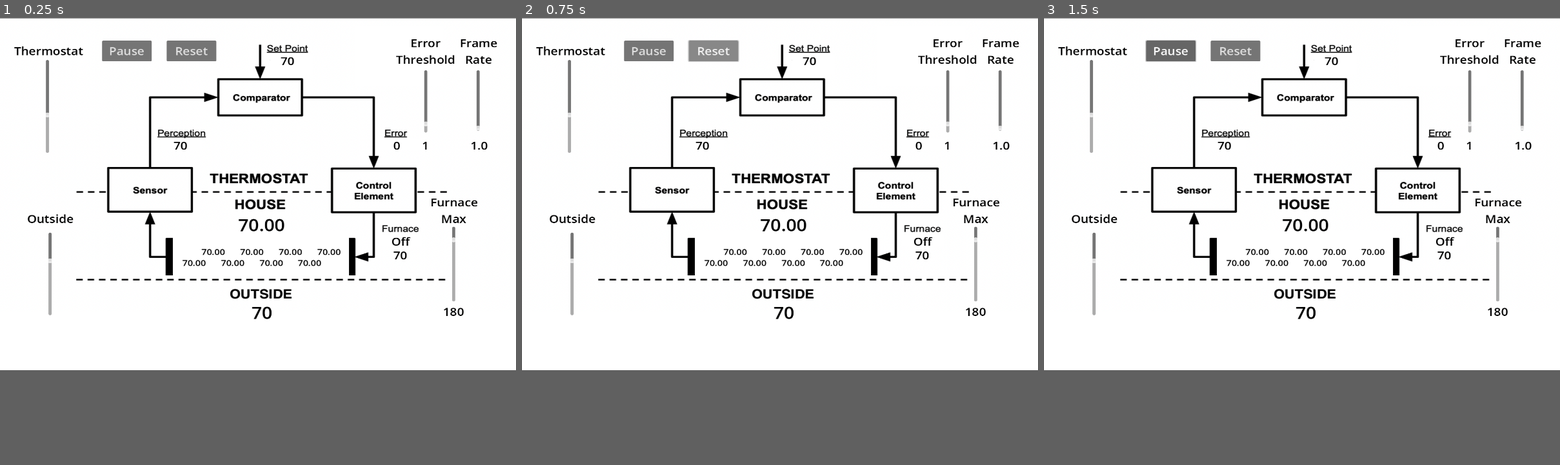
Above: before the commit, frames 1-3 (left to right).
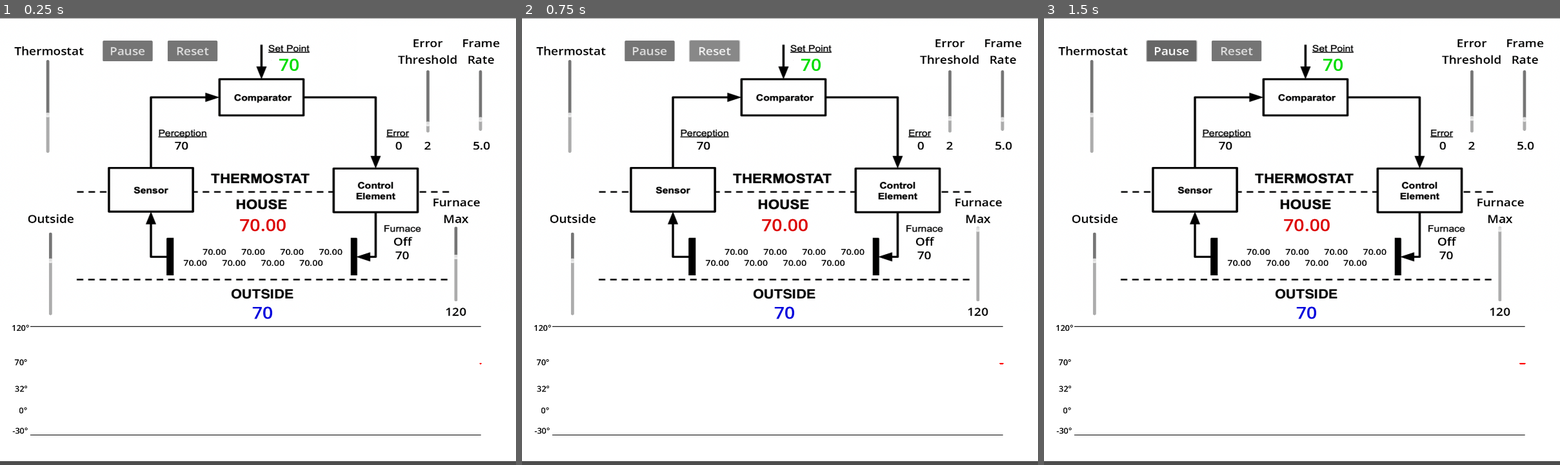
Above: after the commit, the same moments.

Repository: speery/mitw-thermostat-1
Game: Godot game, scene res://main.tscn
Same seed, same stepped clock (60 frames per second), same inputs: the game is played once before the commit and once after it.
Inputs:
- Up to frame 1 (0.25 s): no input
- Up to frame 2 (0.75 s): click "Reset" at 0.5 s
- Up to frame 3 (1.5 s): click "Pause" at 1.25 s
The window is 800x546 before the commit and 800x693 after it. Grey fills any space a smaller window leaves; there, only what the larger window draws over its background counts as a difference.

The runs differ from the first frame. In frame 1, 6.3% of the frame differs, in the area x 0-100%, y 4-100%; in frame 2, 6.3%; in frame 3, 6.3%.

Commit message:
Adds graph node.

Diff:
--- /dev/null
+++ b/graph.gd
@@ -0,0 +1,44 @@
+extends Node2D
+
+var graph_left: int = 45
+var graph_right: int = 700
+var graph_height: int = 150
+var graph_margin: int = 4
+var below_zero: int = 30
+
+# Called when the node enters the scene tree for the first time.
+func _ready() -> void:
+	#pass # Replace with function body.
+	$TopLine.add_point(Vector2(graph_left, 0))
+	$TopLine.add_point(Vector2(graph_right,0))
+	$BottomLine.add_point(Vector2(graph_left, graph_height + (graph_margin * 2)))
+	$BottomLine.add_point(Vector2(graph_right, graph_height + (graph_margin * 2)))
+
+
+# Called every frame. 'delta' is the elapsed time since the previous frame.
+func _process(delta: float) -> void:
+	pass
+
+
+func set_data_frame(inside: float, outside: float, thermostat: float) -> void:
+	set_line_frame($InsideTemperature, inside)
+	set_line_frame($OutsideTemperature, outside)
+	set_line_frame($Thermostat, thermostat)
+
+func set_line_frame(line: Line2D, y: float) -> void:
+	# Move points to left
+	for i in range(line.get_point_count()):
+		var point = line.get_point_position(i)
+		point.x -= 1
+		line.set_point_position(i, point)
+
+	# Remove if off left side
+	if (line.get_point_position(0).x < graph_left):
+		line.remove_point(0)
+
+	# Add new point
+	line.add_point(new_graph_vector(y))
+
+
+func new_graph_vector(y: float) -> Vector2:
+	return Vector2(graph_right, ((graph_height - y) + graph_margin) - below_zero)
--- /dev/null
+++ b/graph.tscn
@@ -0,0 +1,93 @@
+[gd_scene load_steps=4 format=3 uid="uid://8khmnptai4kr"]
+
+[ext_resource type="Script" uid="uid://db2e7agnjf0ws" path="res://graph.gd" id="1_2637j"]
+[ext_resource type="LabelSettings" uid="uid://bgesaj7o8v1fa" path="res://smallTemp.tres" id="2_2637j"]
+
+[sub_resource type="CanvasItemMaterial" id="CanvasItemMaterial_q2ojr"]
+
+[node name="Graph" type="Node2D"]
+material = SubResource("CanvasItemMaterial_q2ojr")
+script = ExtResource("1_2637j")
+
+[node name="ColorRect" type="ColorRect" parent="."]
+offset_right = 1530.0
+offset_bottom = 392.0
+
+[node name="Thermostat" type="Line2D" parent="."]
+scale = Vector2(2, 2)
+width = 2.0
+default_color = Color(0, 1, 0, 1)
+joint_mode = 2
+begin_cap_mode = 2
+end_cap_mode = 2
+
+[node name="OutsideTemperature" type="Line2D" parent="."]
+scale = Vector2(2, 2)
+width = 2.0
+default_color = Color(0, 0, 1, 1)
+joint_mode = 2
+begin_cap_mode = 2
+end_cap_mode = 2
+
+[node name="InsideTemperature" type="Line2D" parent="."]
+scale = Vector2(2, 2)
+width = 2.0
+default_color = Color(1, 0, 0, 1)
+joint_mode = 2
+begin_cap_mode = 2
+end_cap_mode = 2
+
+[node name="TopLine" type="Line2D" parent="."]
+scale = Vector2(2, 2)
+width = 1.0
+default_color = Color(0.00184107, 0.00184107, 0.00184107, 1)
+
+[node name="BottomLine" type="Line2D" parent="."]
+scale = Vector2(2, 2)
+width = 1.0
+default_color = Color(0.00184107, 0.00184107, 0.00184107, 1)
+
+[node name="Label120" type="Label" parent="."]
+offset_left = 36.0
+offset_top = -13.0
+offset_right = 87.0
+offset_bottom = 21.0
+text = "120°"
+label_settings = ExtResource("2_2637j")
+horizontal_alignment = 2
+
+[node name="Label70" type="Label" parent="."]
+offset_left = 41.0
+offset_top = 87.0
+offset_right = 82.0
+offset_bottom = 121.0
+text = "70°"
+label_settings = ExtResource("2_2637j")
+horizontal_alignment = 2
+
+[node name="Label32" type="Label" parent="."]
+offset_left = 42.0
+offset_top = 164.0
+offset_right = 83.0
+offset_bottom = 198.0
+text = "32°"
+label_settings = ExtResource("2_2637j")
+horizontal_alignment = 2
+
+[node name="Label0" type="Label" parent="."]
+offset_left = 40.0
+offset_top = 227.0
+offset_right = 81.0
+offset_bottom = 261.0
+text = "0°"
+label_settings = ExtResource("2_2637j")
+horizontal_alignment = 2
+
+[node name="Label-30" type="Label" parent="."]
+offset_left = 38.0
+offset_top = 286.0
+offset_right = 83.0
+offset_bottom = 357.0
+text = "-30°"
+label_settings = ExtResource("2_2637j")
+horizontal_alignment = 2
--- a/main.gd
+++ b/main.gd
@@ -3,28 +3,29 @@
 const FURNACE_STATE_OFF = "Off"
 const FURNACE_STATE_ON = "On"
 
-var thermostat_value: int = 70
-var error_threshold: int = 1
-var frame_rate: float = 1.0
-var error_value: int = 0
-var furnace_temp_value: int = 70
-var furnace_max_value: int = 180
-var perception_value: int = 70
-var outside_value: int = 70
-var r_value: float = .01
-var furnace_state = FURNACE_STATE_OFF
-var inside_value1: float = 70
-var inside_value2: float = 70
-var inside_value3: float = 70
-var inside_value4: float = 70
-var inside_value5: float = 70
-var inside_value6: float = 70
-var inside_value7: float = 70
-var inside_value8: float = 70
+var thermostat_value: int
+var error_threshold: int
+var frame_rate: float = 5.0
+var error_value: int
+var furnace_temp_value: int
+var furnace_max_value: int
+var perception_value: int
+var outside_value: int
+var r_value: float
+var furnace_state
+var inside_value1: float
+var inside_value2: float
+var inside_value3: float
+var inside_value4: float
+var inside_value5: float
+var inside_value6: float
+var inside_value7: float
+var inside_value8: float
 
 
 # Called when the node enters the scene tree for the first time.
 func _ready() -> void:
+	reset_vars()
 	set_display_values_from_variables()
 	#pass # Replace with function body.
 
@@ -175,10 +176,10 @@
 # Util Methods
 func reset_vars() -> void:
 	thermostat_value = 70
-	error_threshold = 1
+	error_threshold = 2
 	error_value = 0
 	furnace_temp_value = 70
-	furnace_max_value = 180
+	furnace_max_value = 120
 	perception_value = 70
 	outside_value = 70
 	r_value = .01
@@ -242,3 +243,5 @@
 	$Bkgnd/InsideValue7.text = str("%.2f" % inside_value7)
 	$Bkgnd/InsideValue8.text = str("%.2f" % inside_value8)
 	$Bkgnd/InsideValueAverage.text = str("%.2f" % inside_value_average())
+
+	$Graph.set_data_frame(inside_value_average(), outside_value, thermostat_value)
--- a/main.tscn
+++ b/main.tscn
@@ -1,12 +1,16 @@
-[gd_scene load_steps=10 format=3 uid="uid://butmcj7b4yw0c"]
+[gd_scene load_steps=13 format=3 uid="uid://butmcj7b4yw0c"]
 
 [ext_resource type="Script" uid="uid://g6bfslekviym" path="res://main.gd" id="1_0xm2m"]
 [ext_resource type="Texture2D" uid="uid://pl2h7lk4kk2b" path="res://art/bkgnd.png" id="1_ig7tw"]
 [ext_resource type="LabelSettings" uid="uid://bj12plc2ywtcv" path="res://main.tres" id="3_1bvp3"]
 [ext_resource type="Script" uid="uid://da5va608ggpe3" path="res://temp_set_point_label.gd" id="3_h2yge"]
-[ext_resource type="LabelSettings" uid="uid://b72a0f6mfr8c3" path="res://largeText.tres" id="5_7mycd"]
 [ext_resource type="LabelSettings" uid="uid://bgesaj7o8v1fa" path="res://smallTemp.tres" id="5_lquwl"]
 [ext_resource type="Theme" uid="uid://noyvnw31t82m" path="res://button.tres" id="7_272bh"]
+[ext_resource type="PackedScene" uid="uid://8khmnptai4kr" path="res://graph.tscn" id="8_5vw27"]
+
+[sub_resource type="LabelSettings" id="LabelSettings_5vw27"]
+font_size = 48
+font_color = Color(0, 0.862745, 0, 1)
 
 [sub_resource type="LabelSettings" id="LabelSettings_1bvp3"]
 font_size = 32
@@ -16,12 +20,20 @@
 font_size = 32
 font_color = Color(0, 0, 0, 1)
 
+[sub_resource type="LabelSettings" id="LabelSettings_272bh"]
+font_size = 48
+font_color = Color(0, 0, 0.862745, 1)
+
+[sub_resource type="LabelSettings" id="LabelSettings_kek77"]
+font_size = 48
+font_color = Color(0.862745, 0, 0, 1)
+
 [node name="Main" type="Node"]
 script = ExtResource("1_0xm2m")
 
 [node name="Bkgnd" type="Sprite2D" parent="."]
-position = Vector2(760, 536)
-scale = Vector2(1.111, 1)
+position = Vector2(764, 536)
+scale = Vector2(1.11608, 1)
 texture = ExtResource("1_ig7tw")
 
 [node name="ThermostatSlider" type="VSlider" parent="Bkgnd"]
@@ -38,7 +50,7 @@
 offset_right = 118.287
 offset_bottom = -388.963
 text = "70"
-label_settings = ExtResource("3_1bvp3")
+label_settings = SubResource("LabelSettings_5vw27")
 horizontal_alignment = 1
 script = ExtResource("3_h2yge")
 
@@ -98,7 +110,7 @@
 offset_top = -188.0
 offset_right = 456.24
 offset_bottom = -143.0
-text = "1"
+text = "2"
 label_settings = ExtResource("3_1bvp3")
 horizontal_alignment = 1
 
@@ -108,9 +120,9 @@
 offset_right = 584.295
 offset_bottom = -208.0
 min_value = 0.5
-max_value = 10.0
+max_value = 30.0
 step = 0.5
-value = 0.5
+value = 5.0
 
 [node name="FrameRateLabel" type="Label" parent="Bkgnd"]
 offset_left = 519.352
@@ -127,7 +139,7 @@
 offset_top = -188.0
 offset_right = 598.954
 offset_bottom = -143.0
-text = "1.0"
+text = "5.0"
 label_settings = ExtResource("3_1bvp3")
 horizontal_alignment = 1
 
@@ -137,8 +149,8 @@
 offset_right = 511.0
 offset_bottom = 288.0
 min_value = 70.0
-max_value = 200.0
-value = 180.0
+max_value = 120.0
+value = 100.0
 
 [node name="FurnaceMaxLabel" type="Label" parent="Bkgnd"]
 offset_left = 441.944
@@ -155,7 +167,7 @@
 offset_top = 295.0
 offset_right = 546.2
 offset_bottom = 343.0
-text = "180"
+text = "120"
 label_settings = ExtResource("3_1bvp3")
 horizontal_alignment = 1
 
@@ -178,12 +190,13 @@
 horizontal_alignment = 1
 
 [node name="OutsideValue" type="Label" parent="Bkgnd"]
-offset_left = -26.1026
+offset_left = -61.0
 offset_top = 287.0
-offset_right = 28.8974
+offset_right = 61.0
 offset_bottom = 354.0
 text = "70"
-label_settings = ExtResource("5_7mycd")
+label_settings = SubResource("LabelSettings_272bh")
+horizontal_alignment = 1
 
 [node name="OutsideSlider" type="VSlider" parent="Bkgnd"]
 offset_left = -561.0
@@ -272,7 +285,7 @@
 offset_right = 51.7939
 offset_bottom = 99.0
 text = "70"
-label_settings = ExtResource("5_7mycd")
+label_settings = SubResource("LabelSettings_kek77")
 horizontal_alignment = 1
 
 [node name="PauseButton" type="Button" parent="Bkgnd"]
@@ -292,7 +305,11 @@
 theme = ExtResource("7_272bh")
 text = "Reset"
 
+[node name="Graph" parent="." instance=ExtResource("8_5vw27")]
+position = Vector2(-2, 897)
+
 [node name="Timer" type="Timer" parent="."]
+wait_time = 0.2
 autostart = true
 ignore_time_scale = true
 
--- a/project.godot
+++ b/project.godot
@@ -18,4 +18,4 @@
 [display]
 
 window/size/viewport_width=1500
-window/size/viewport_height=1024
+window/size/viewport_height=1300
Not shown, added: graph.gd.uid
